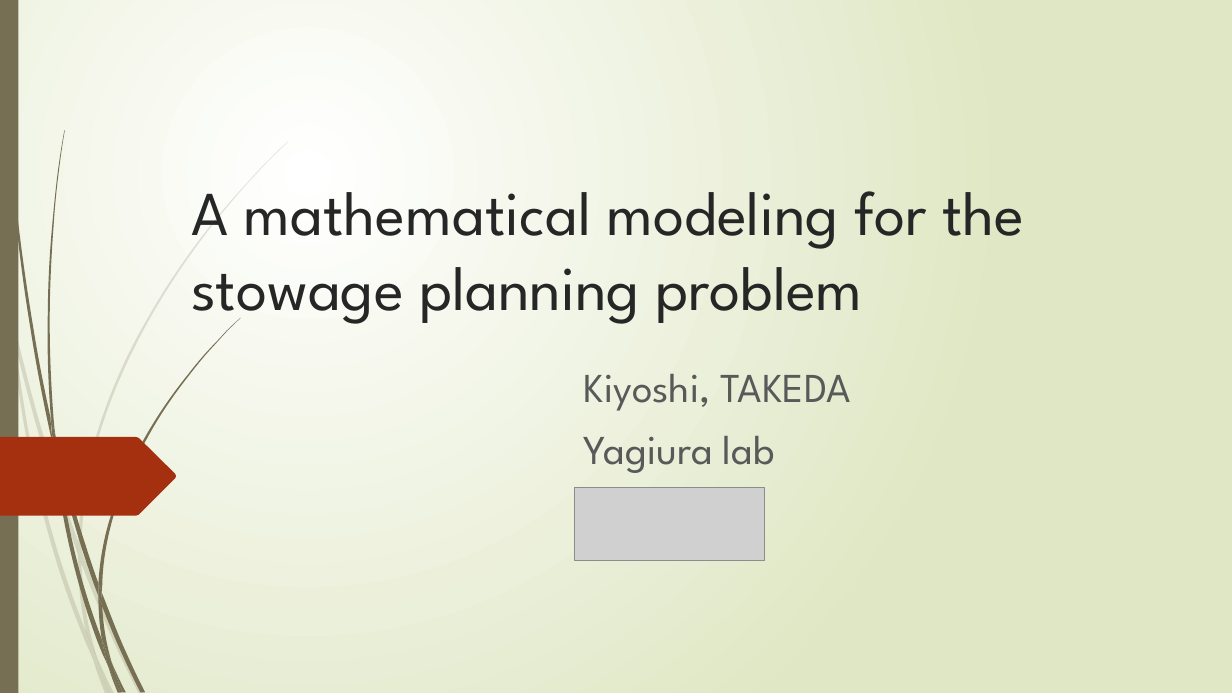
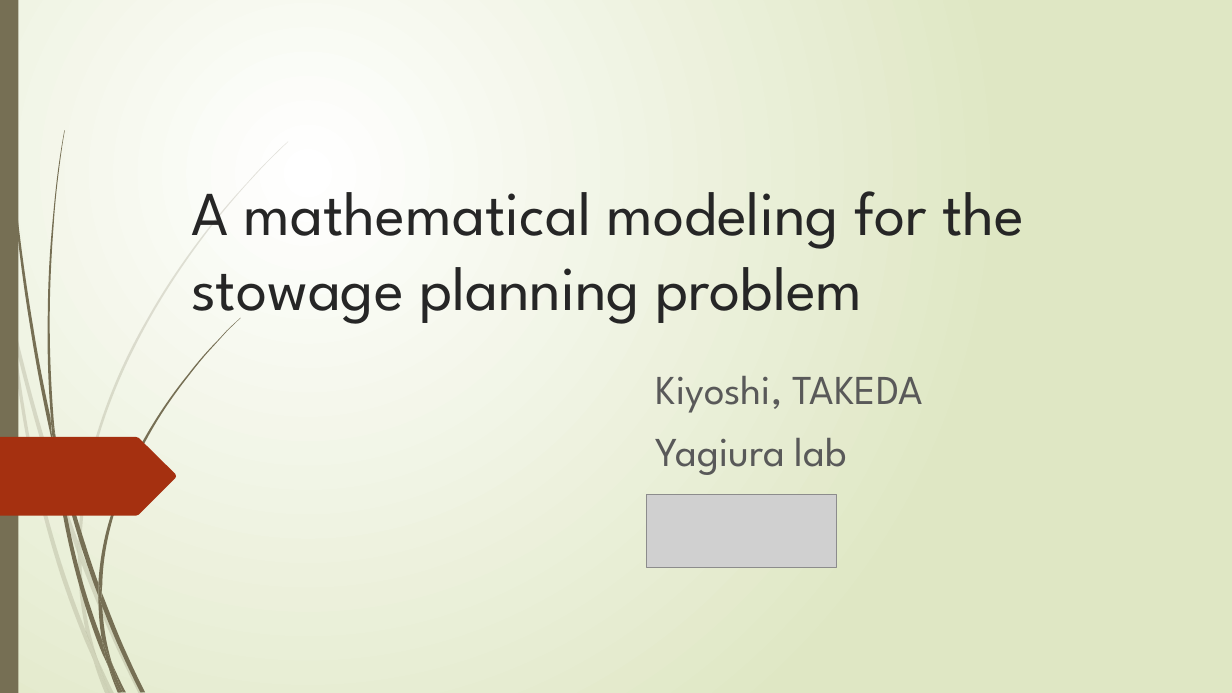
Before and after one commit to r-kurosu/kline_new, a slide deck: slide 1 of 竹田_修論発表.pptx. Drawn at 1232x693 pixels with LibreOffice and Linux fonts; fonts in the diff are those of the drawing; grey boxes stand for pictures. Boxes give left, top, right and bottom in pixels: in the first picture for what was removed or moved away, otherwise in the second. Text is boxed around its words. In the diff, an @@ line names an element or a change of style, - is before the commit and + after.

Commit message:
tmiのロゴの位置を修正

```diff
--- a/竹田_修論発表.pptx
+++ b/竹田_修論発表.pptx
@@ subtitle "Kiyoshi, TAKEDA": place and size @@
-subtitle "Kiyoshi, TAKEDA" at box(584, 374, 851, 473)
+subtitle "Kiyoshi, TAKEDA" at box(656, 376, 923, 475)
@@ picture: place and size @@
-picture at box(575, 487, 765, 560)
+picture at box(647, 494, 837, 567)
```
